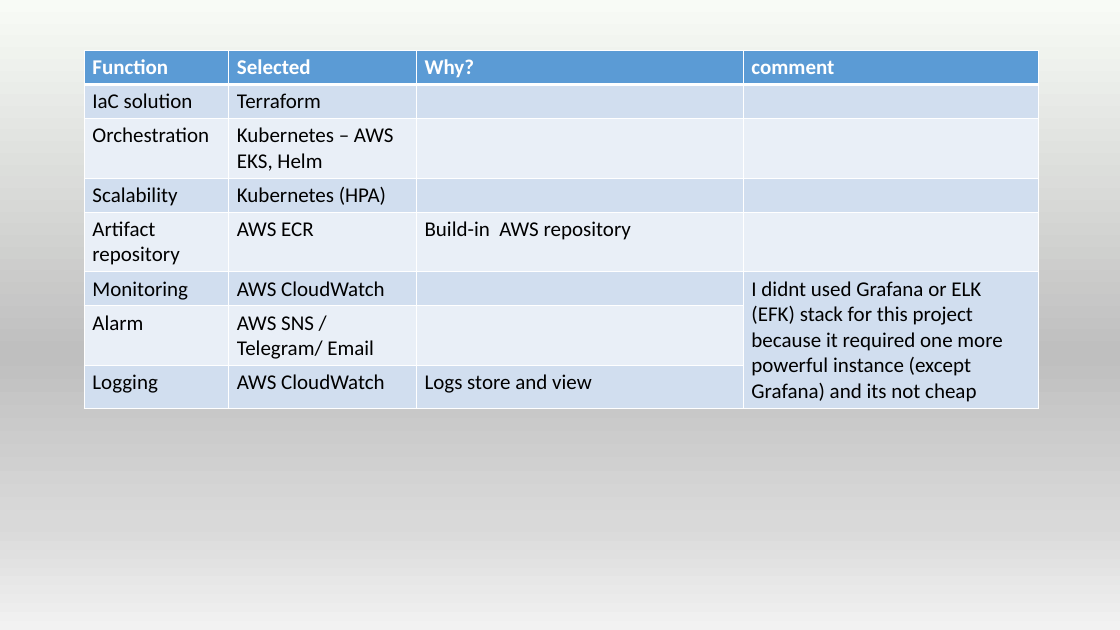
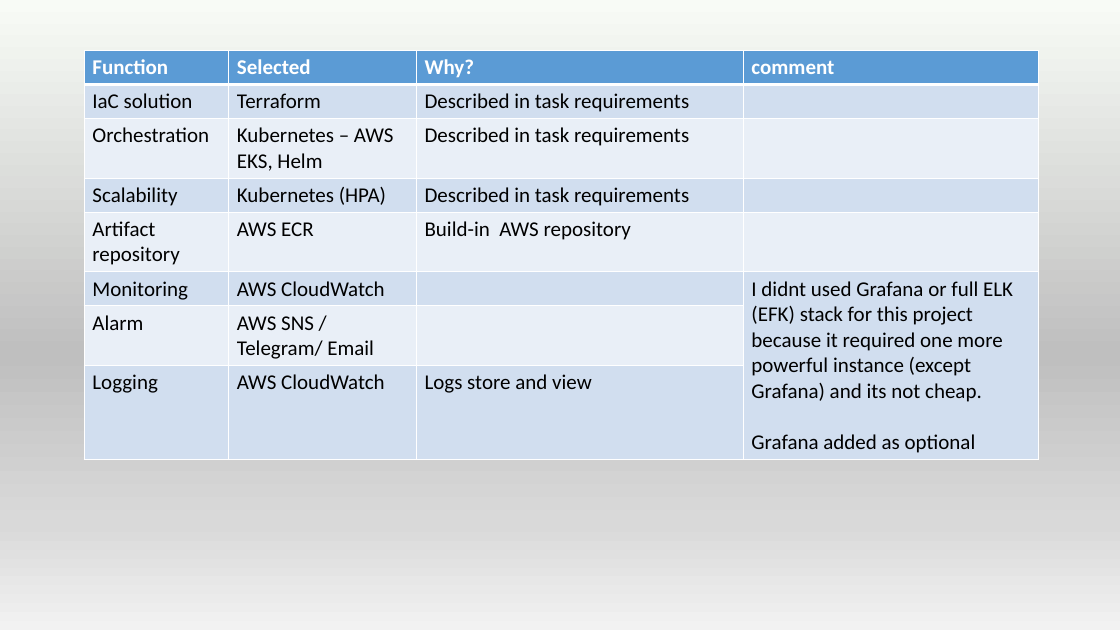
Before and after one commit to runalsh/epam-devops-aws, a slide deck: slide 5 of pres.pptx. Drawn at 1120x630 pixels with LibreOffice and Linux fonts; fonts in the diff are those of the drawing. Boxes give left, top, right and bottom in pixels: in the first picture for what was removed or moved away, otherwise in the second. Text is boxed around its words. In the diff, an @@ line names an element or a change of style, - is before the commit and + after.

```diff
--- a/pres.pptx
+++ b/pres.pptx
@@ table at bbox=[84, 50, 1038, 457] @@
-row 2, column 3: 
+row 2, column 3: Described in task requirements
-row 3, column 3: 
+row 3, column 3: Described in task requirements
-row 4, column 3: 
+row 4, column 3: Described in task requirements
-row 6, column 4: I didnt used Grafana or ELK (EFK) stack for this project because it required one more powerful instance (except Grafana) and its not cheap
+row 6, column 4: I didnt used Grafana or full ELK (EFK) stack for this project because it required one more powerful instance (except Grafana) and its not cheap. / Grafana added as optional
```
Also in this commit, not shown: 2 other slides changed, 2 slides added, 3 other files.
